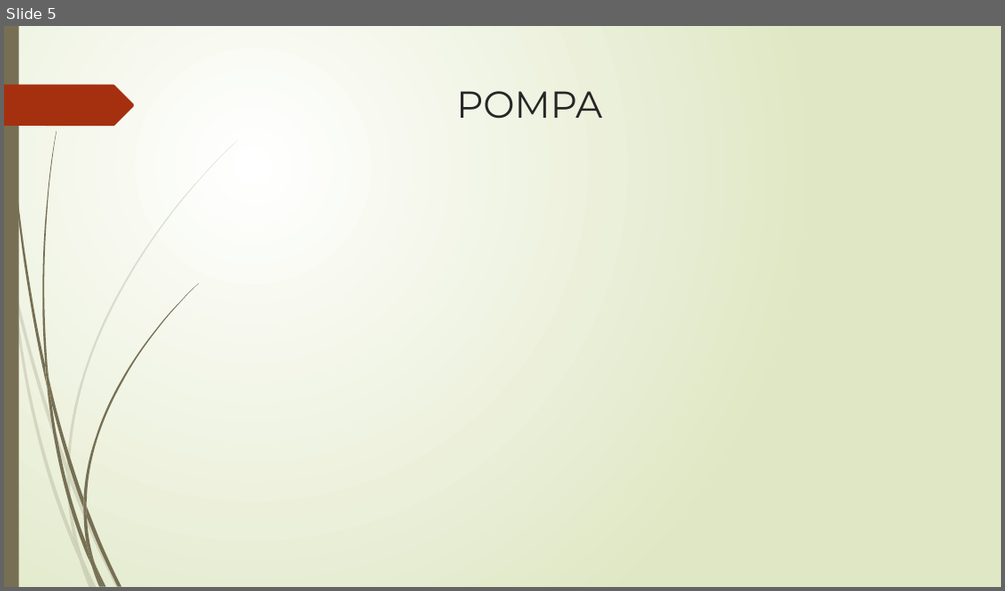
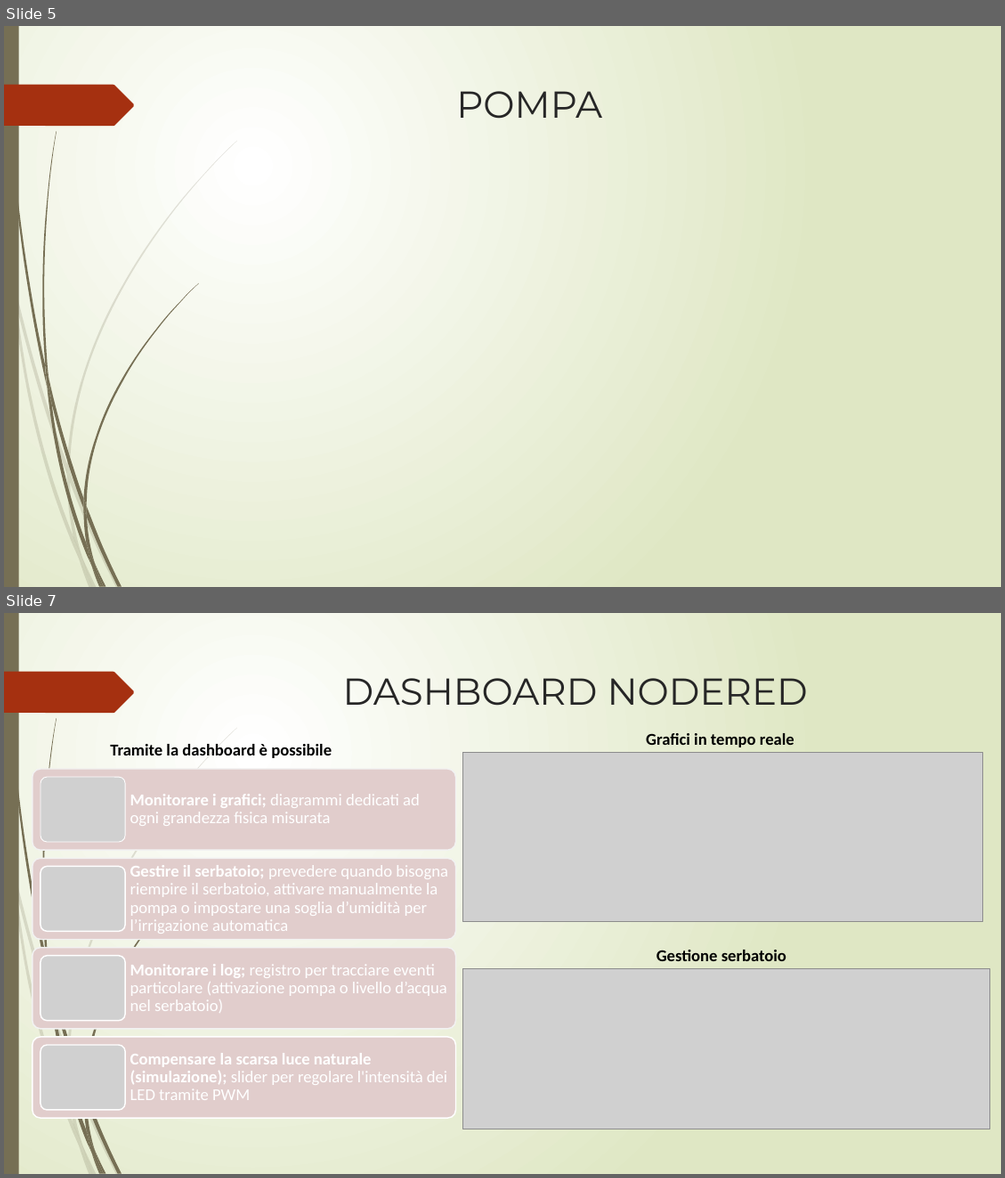
Before and after one commit to goldeneas/potxii, a slide deck: docs/Smart Garden.pptx. Shown one above the other, each under a label of ours: slide 5 before the commit, slides 5 and 7 after it; the slides between them are not shown. The pictures are 1005x591 and 1005x1178 pixels, drawn with LibreOffice and Linux fonts; fonts in the diff are those of the drawing; grey boxes stand for pictures. Boxes give left, top, right and bottom in pixels: in the first picture for what was removed or moved away, otherwise in the second. Text is boxed around its words. In the diff, an @@ line names an element or a change of style, - is before the commit and + after.

Commit message:
Agiunta sezione per la dashboard nel pptx

```diff
--- a/docs/Smart Garden.pptx
+++ b/docs/Smart Garden.pptx
@@ slide 7 added at (4,613,1001,1174), background gradient #FFFFFF to #DFE8C4; not listed: 21 template elements that a slide beside it also shows @@
@@ title added at (343,678,808,706), 36 pt, text #262626 @@
+DASHBOARD NODERED
@@ text added at (110,744,332,758), 16 pt, text #000000, bold @@
+Tramite la dashboard è possibile
@@ text added at (646,733,794,747), 16 pt, text #000000, bold @@
+Grafici in tempo reale
@@ picture added at (463,752,983,921) @@
@@ text added at (656,949,786,961), 16 pt, text #000000, bold @@
+Gestione serbatoio
@@ picture added at (463,969,990,1128) @@
@@ group added at (32,769,455,1119): 4 rounded rectangles, 4 texts, 4 pictures @@
+Monitorare i grafici; diagrammi dedicati ad ogni grandezza fisica misurata
+Gestire il serbatoio; prevedere quando bisogna riempire il serbatoio, attivare manualmente la pompa o impostare una soglia d’umidità per l’irrigazione automatica
+Monitorare i log; registro per tracciare eventi particolare (attivazione pompa o livello d’acqua nel serbatoio)
+Compensare la scarsa luce naturale (simulazione); slider per regolare l'intensità dei LED tramite PWM
```
Also in this commit, not shown: 1 slide changed, 1 other slide added, 1 slide removed.
